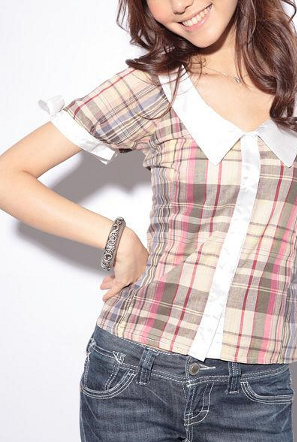
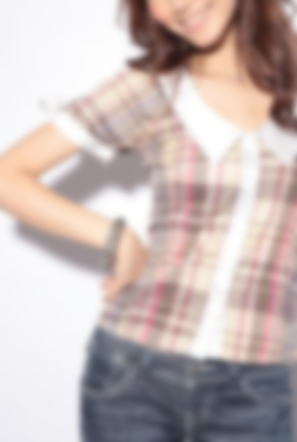
Comparing the layer stacks of the two w=297, h=442 images. Changes:
added layer "fashion.jpeg copy" above "fashion.jpeg" over bbox(0, 0, 297, 442)
